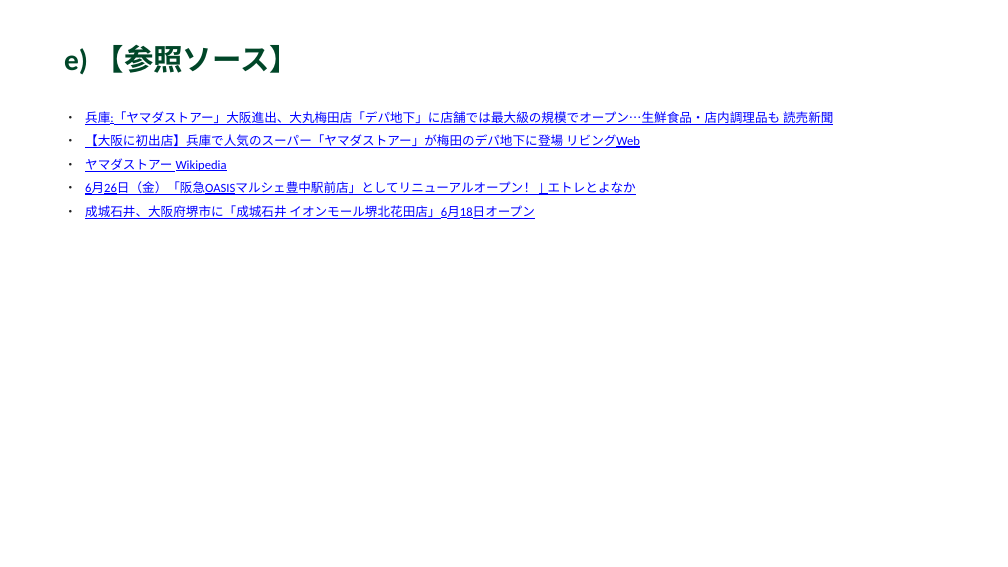
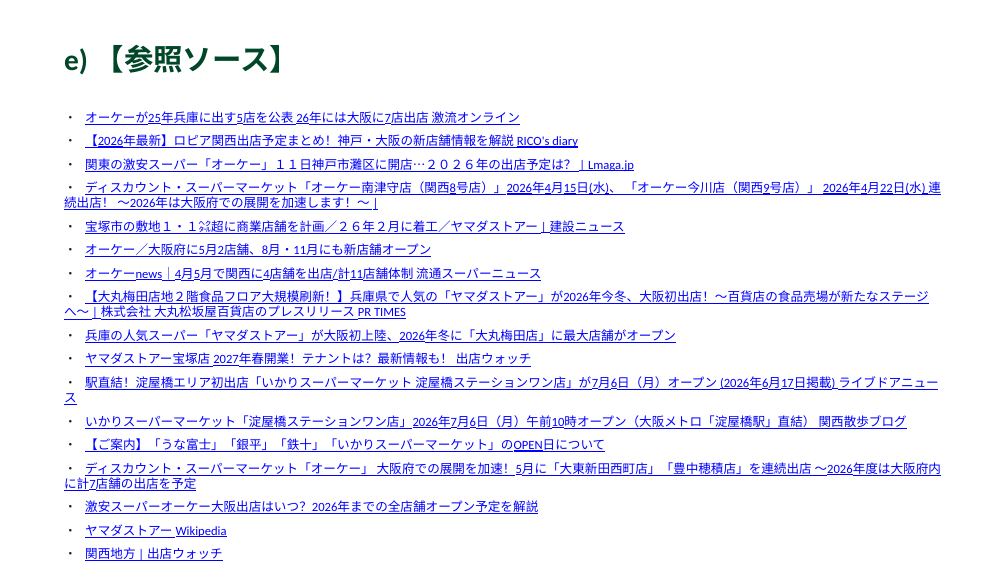
Before and after one commit to yutatbgt-bit/Competitive-research, a slide deck: slide 6 of report/2026_06_18_competitive_report.pptx. Drawn at 1008x567 pixels with LibreOffice and Linux fonts; fonts in the diff are those of the drawing. Boxes give left, top, right and bottom in pixels: in the first picture for what was removed or moved away, otherwise in the second. Text is boxed around its words. In the diff, an @@ line names an element or a change of style, - is before the commit and + after.

```diff
--- a/report/2026_06_18_competitive_report.pptx
+++ b/report/2026_06_18_competitive_report.pptx
@@ text at (64, 111, 941, 514): text changed @@
-・ 兵庫:「ヤマダストアー」大阪進出、大丸梅田店「デパ地下」に店舗では最大級の規模でオープン…生鮮食品・店内調理品も 読売新聞
-・ 【大阪に初出店】兵庫で人気のスーパー「ヤマダストアー」が梅田のデパ地下に登場 リビングWeb
+・ オーケーが25年兵庫に出す5店を公表 26年には大阪に7店出店 激流オンライン
+・ 【2026年最新】ロピア関西出店予定まとめ！神戸・大阪の新店舗情報を解説 RICO's diary
+・ 関東の激安スーパー「オーケー」１１日神戸市灘区に開店…２０２６年の出店予定は？ | Lmaga.jp
+・ ディスカウント・スーパーマーケット「オーケー南津守店（関西8号店）」2026年4月15日(水)、 「オーケー今川店（関西9号店）」 2026年4月22日(水) 連続出店！ ～2026年は大阪府での展開を加速します！～ |
+・ 宝塚市の敷地１・１㌶超に商業店舗を計画／２６年２月に着工／ヤマダストアー | 建設ニュース
+・ オーケー／大阪府に5月2店舗、8月・11月にも新店舗オープン
+・ オーケーnews｜4月5月で関西に4店舗を出店/計11店舗体制 流通スーパーニュース
+・ 【大丸梅田店地２階食品フロア大規模刷新！】兵庫県で人気の「ヤマダストアー」が2026年今冬、大阪初出店！～百貨店の食品売場が新たなステージへ～ | 株式会社 大丸松坂屋百貨店のプレスリリース PR TIMES
+・ 兵庫の人気スーパー「ヤマダストアー」が大阪初上陸、2026年冬に「大丸梅田店」に最大店舗がオープン
+・ ヤマダストアー宝塚店 2027年春開業！テナントは？最新情報も！ 出店ウォッチ
+・ 駅直結！淀屋橋エリア初出店「いかりスーパーマーケット 淀屋橋ステーションワン店」が7月6日（月）オープン (2026年6月17日掲載) ライブドアニュース
+・ いかりスーパーマーケット「淀屋橋ステーションワン店」2026年7月6日（月）午前10時オープン（大阪メトロ「淀屋橋駅」直結） 関西散歩ブログ
+・ 【ご案内】「うな富士」「銀平」「鉄十」「いかりスーパーマーケット」のOPEN日について
+・ ディスカウント・スーパーマーケット「オーケー」 大阪府での展開を加速！5月に「大東新田西町店」「豊中穂積店」を連続出店 ～2026年度は大阪府内に計7店舗の出店を予定
+・ 激安スーパーオーケー大阪出店はいつ？2026年までの全店舗オープン予定を解説
@@ text at (64, 182, 636, 219): text changed @@
-・ 6月26日（金）「阪急OASISマルシェ豊中駅前店」としてリニューアルオープン！ | エトレとよなか
-・ 成城石井、大阪府堺市に「成城石井 イオンモール堺北花田店」6月18日オープン
+・ 関西地方 | 出店ウォッチ
```
Also in this commit, not shown: 4 other slides changed, 3 other files.
